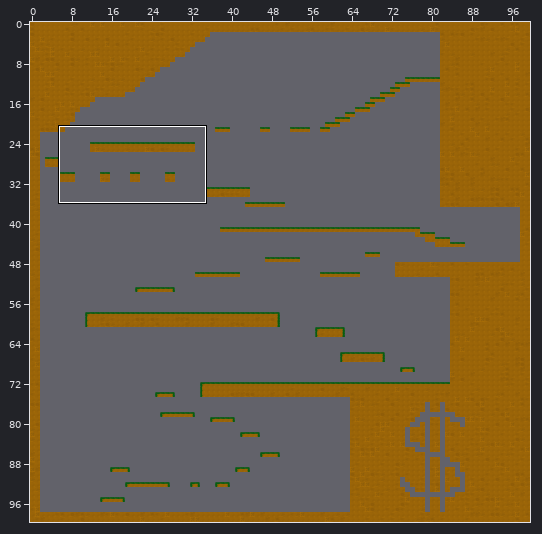
Two versions of a level (Tiled map, assets/maps/DDaveLevel/world.tmx). The first picture is a wide view before the edit; the outline marks the close-up.
Close-up. Earlier state:
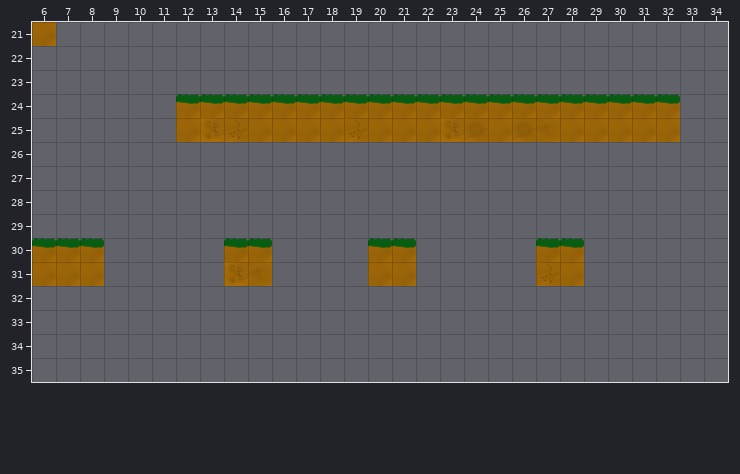
Cells are 32x32 px. Shown: x 6..34, y 21..35. The commit also changed other parts of the map, which this record leaves out.
After the commit:
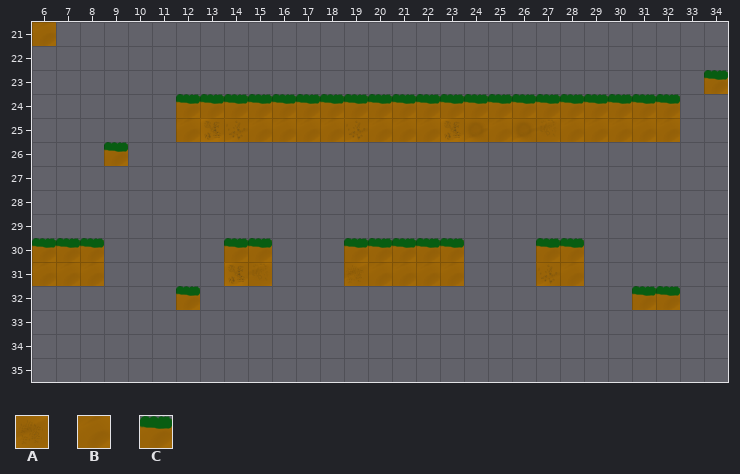
Key: from "dave": A 1, B 7, C 27.
_ is an empty cell.
The exact change:
{"where": "layer \"obstacles\""}
{"y":23,"x":34,"old":"_","new":"C"}
{"y":26,"x":9,"old":"_","new":"C"}
{"y":30,"x":19,"old":"_","new":"C"}
{"y":30,"x":22,"old":"__","new":"CC"}
{"y":31,"x":19,"old":"_","new":"A"}
{"y":31,"x":22,"old":"__","new":"BB"}
{"y":32,"x":12,"old":"_","new":"C"}
{"y":32,"x":31,"old":"__","new":"CC"}
